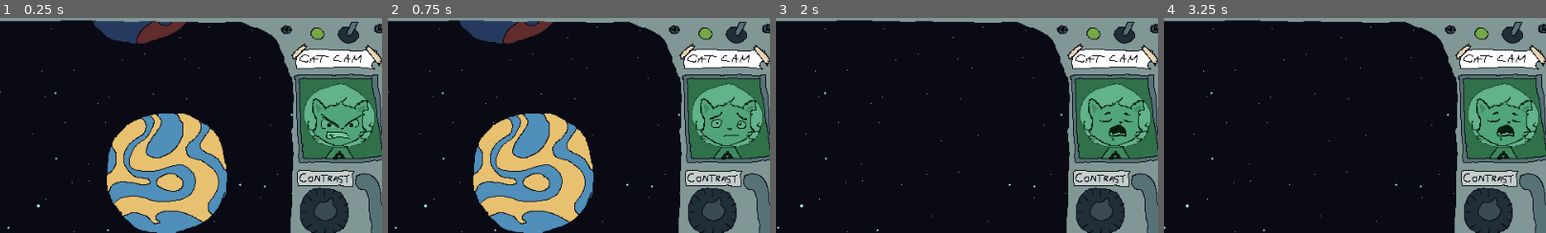
Above: before the commit, frames 1-4 (left to right).
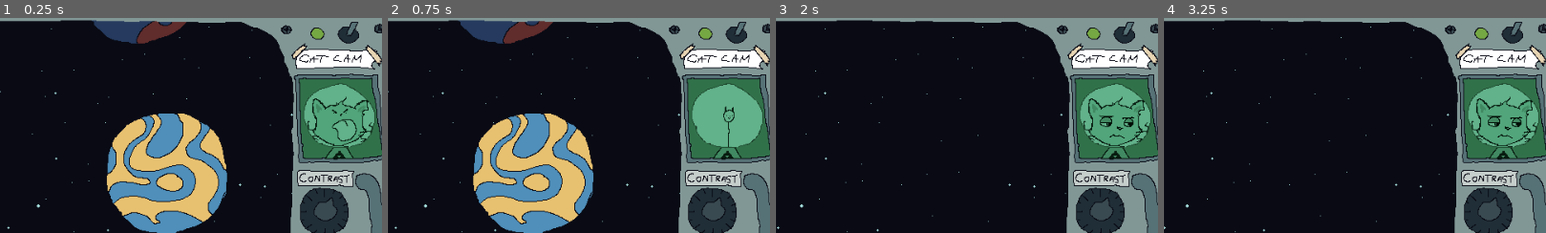
Above: after the commit, the same moments.

Repository: butlernc/space.cat.launcher
Game: Godot game, scene res://Scenes/main.tscn
The game is run twice, just before and just after one commit, with the same random seed, the same clock (stepped at 60 frames per second) and the same inputs.
Inputs (mouse positions are % of the whole screen's width and height, from its top left):
- Up to frame 1 (0.25 s): no input
- Up to frame 2 (0.75 s): move the mouse to (72, 45) at 0.52 s; press the mouse at (72, 45) at 0.53 s
- Up to frame 3 (2 s): move the mouse to (30, 55) at 1.27 s; release the mouse at (30, 55) at 1.28 s; right-click (30, 55) at 1.35 s
- Up to frame 4 (3.25 s): move the mouse to (60, 28) at 2.02 s; press the mouse at (60, 28) at 2.03 s; move the mouse to (45, 70) at 2.77 s; release the mouse at (45, 70) at 2.78 s; right-click (45, 70) at 2.85 s
The pictures show only the part of the screen within x 49-99%, y 0-50%; the shares and areas given below are measured in that part.

The runs differ from the first frame. In frame 1, 0.5% of the frame differs, in the area x 84-95%, y 42-58%; in frame 2, 1.0%, in the area x 80-98%, y 36-60%; in frame 3, 0.5%; in frame 4, 0.5%.

Commit message:
clean up cat cam

Diff:
--- a/Scripts/cat-cam.gd
+++ b/Scripts/cat-cam.gd
@@ -8,16 +8,16 @@
 	pass
 
 func _on_player_cat_landed():
-	var total_frames = sprite_frames.get_frame_count("landed")
+	random_frame("landed")
+
+func _on_player_cat_launched():
+	random_frame("launched")
+
+func _on_aim_lines_player_aiming():
+	random_frame("player_aiming")
+
+
+func random_frame(context):
+	var total_frames = sprite_frames.get_frame_count(context)
 	var random_frame = randi() % total_frames
 	frame = random_frame
-
-func _on_player_cat_launched():
-	var total_frames = sprite_frames.get_frame_count("launched")
-	var random_frame = randi() % total_frames
-	frame = random_frame
-
-func _on_aim_lines_player_aiming():
-	var total_frames = sprite_frames.get_frame_count("player_aiming")
-	var random_frame = randi() % total_frames
-	frame = random_frame
